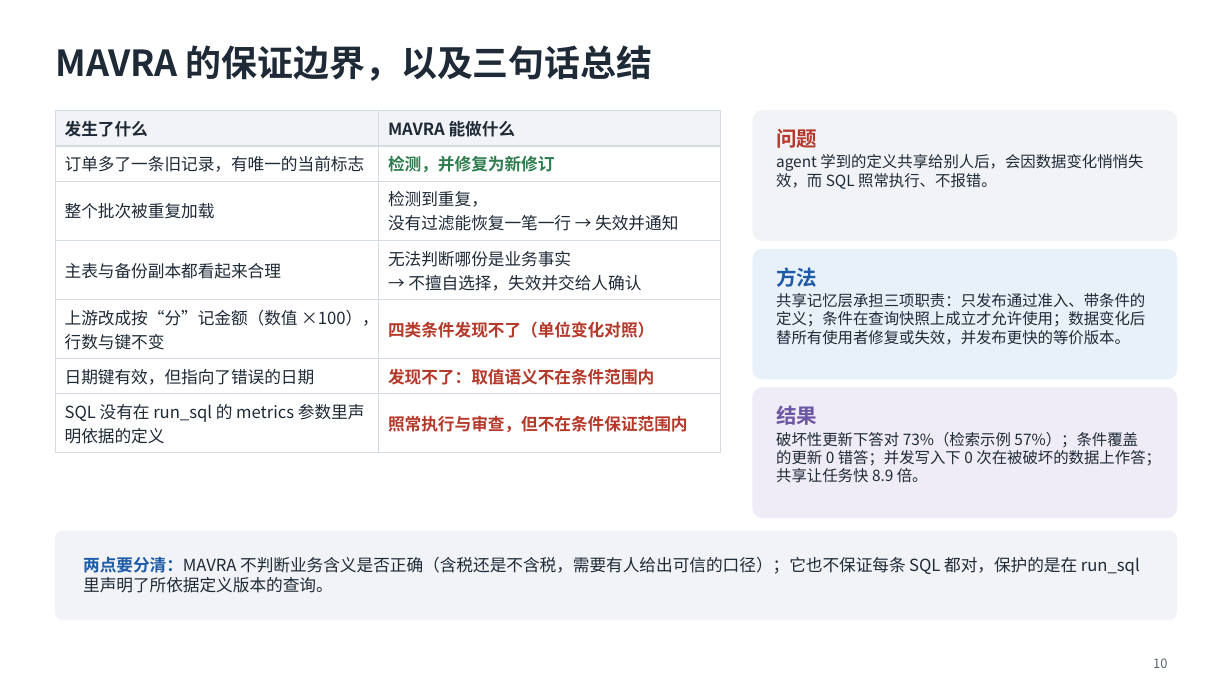
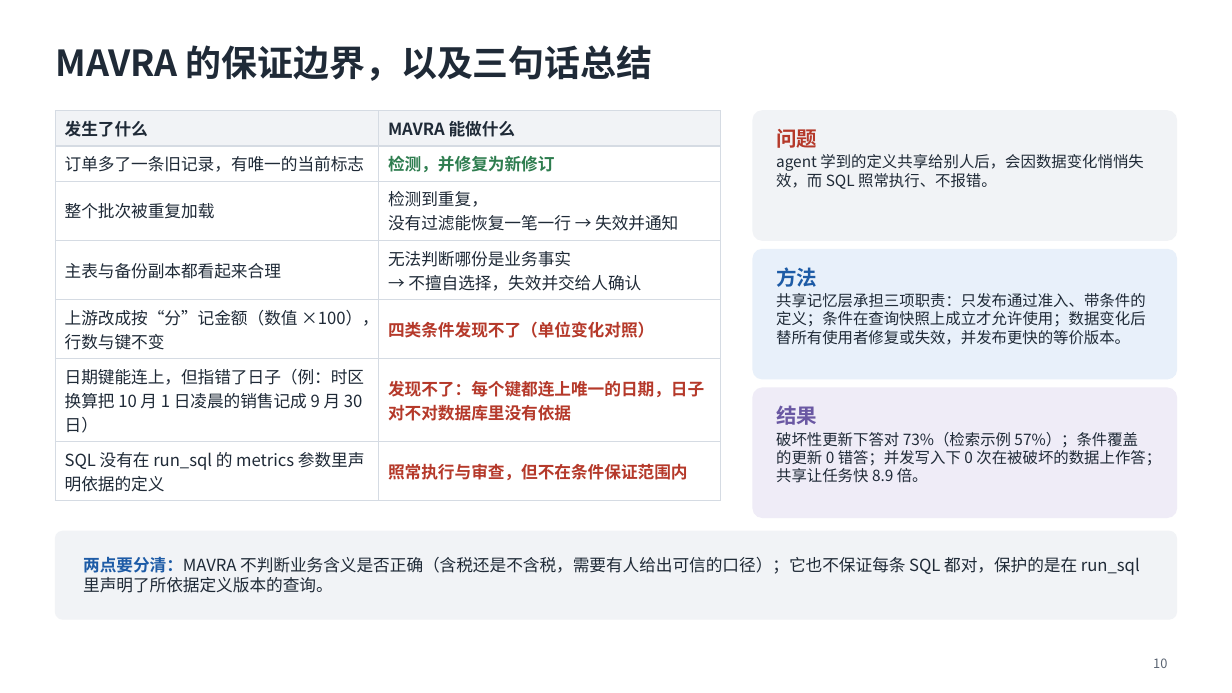
Before and after one commit to mmmttt000045/agent4db-adapter, a slide deck: slide 10 of docs/mavra-system.pptx. Drawn at 1232x693 pixels with LibreOffice and Linux fonts; fonts in the diff are those of the drawing. Boxes give left, top, right and bottom in pixels: in the first picture for what was removed or moved away, otherwise in the second. Text is boxed around its words. In the diff, an @@ line names an element or a change of style, - is before the commit and + after.

```diff
--- a/docs/mavra-system.pptx
+++ b/docs/mavra-system.pptx
@@ table at box(55, 111, 721, 496) @@
-row 6, column 1: 日期键有效，但指向了错误的日期
+row 6, column 1: 日期键能连上，但指错了日子（例：时区换算把 10 月 1 日凌晨的销售记成 9 月 30 日）
-row 6, column 2: 发现不了：取值语义不在条件范围内
+row 6, column 2: 发现不了：每个键都连上唯一的日期，日子对不对数据库里没有依据
```
Also in this commit, not shown: 1 other file.
